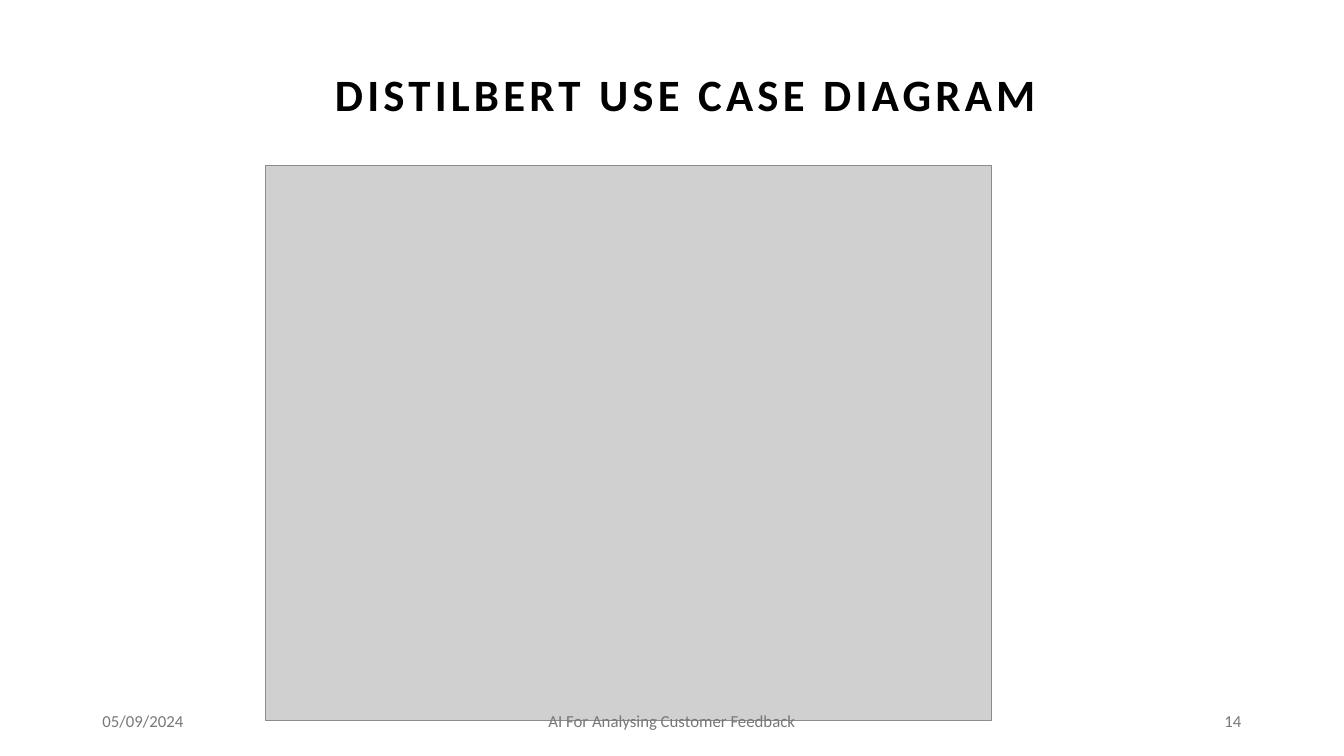
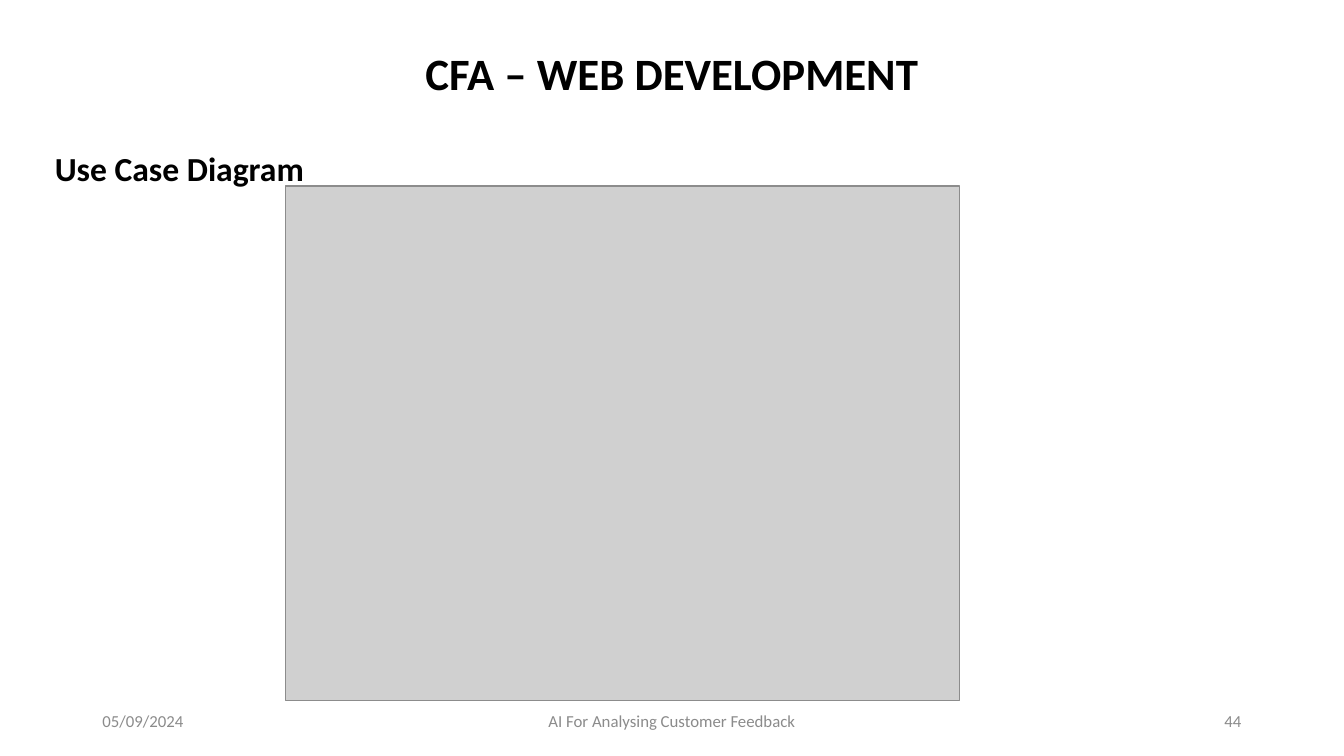
Before and after one commit to amansethuea/WexPhotoVideo, a slide deck: slide 44 of BERT/Thesis_Report/AmanSeth_MScPresentation.pptx (slide 14 before the commit). Drawn at 1344x756 pixels with LibreOffice and Linux fonts; fonts in the diff are those of the drawing; grey boxes stand for pictures. Boxes give left, top, right and bottom in pixels: in the first picture for what was removed or moved away, otherwise in the second. Text is boxed around its words. In the diff, an @@ line names an element or a change of style, - is before the commit and + after.

Commit message:
Revamped Presentation PPT as per supervisor feedback

```diff
--- a/BERT/Thesis_Report/AmanSeth_MScPresentation.pptx
+++ b/BERT/Thesis_Report/AmanSeth_MScPresentation.pptx
@@ title added at [425, 60, 918, 91], 32 pt, text #000000, bold @@
+CFA – WEB DEVELOPMENT
@@ text "Use Case Diagram" at [55, 157, 304, 190]: vertical alignment bottom to top @@
@@ text at [55, 157, 304, 190]: text changed; size 32 to 24 pt @@
-DISTILBERT USE CASE DIAGRAM
+  Use Case Diagram
@@ picture: place and size @@
-picture at [265, 166, 991, 721]
+picture at [285, 187, 959, 702]
@@ text "05/09/2024" at [102, 715, 183, 728]: text colour #797979 to #8C8C8C @@
@@ text "AI For Analysing Customer Feedback" at [548, 715, 795, 730]: text colour #797979 to #8C8C8C @@
@@ page number at [1224, 716, 1241, 727]: text changed; text colour #797979 to #8C8C8C @@
-14
+44
```
Also in this commit, not shown: 41 other slides changed, 9 slides added, 36 slides removed.
